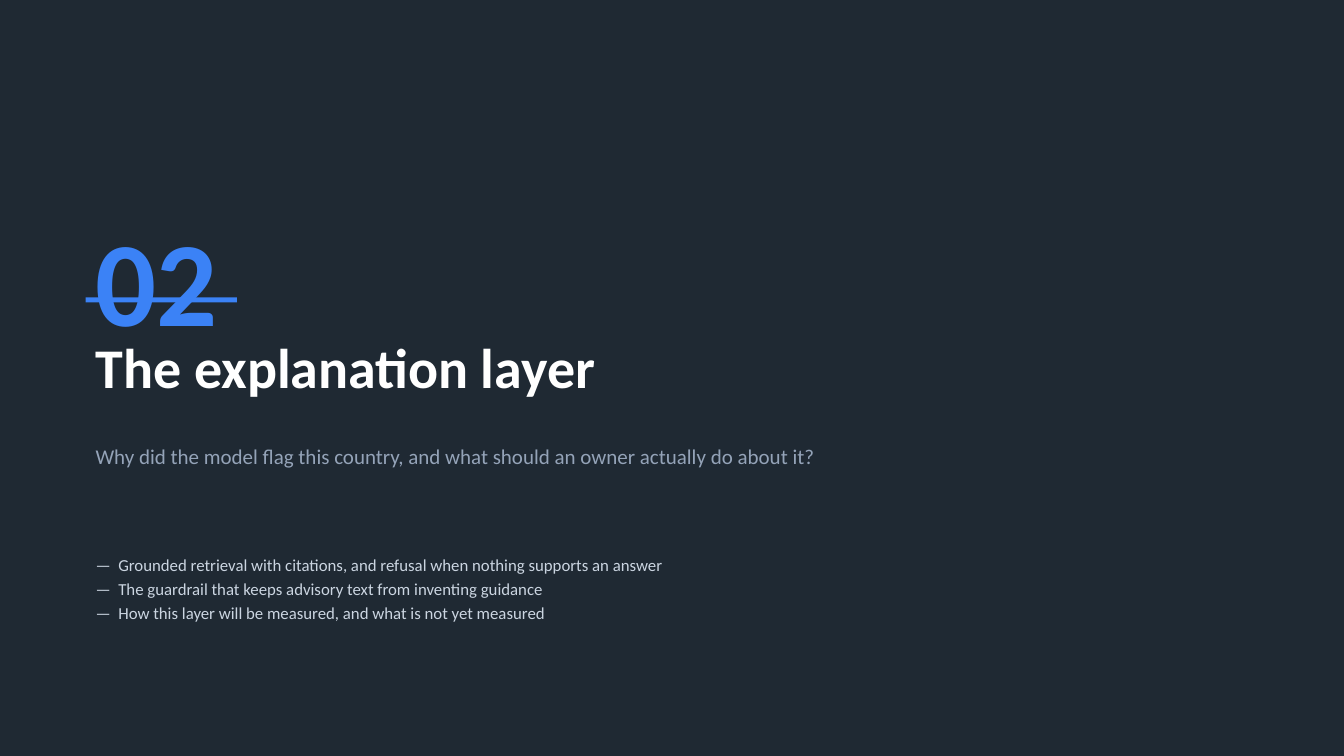
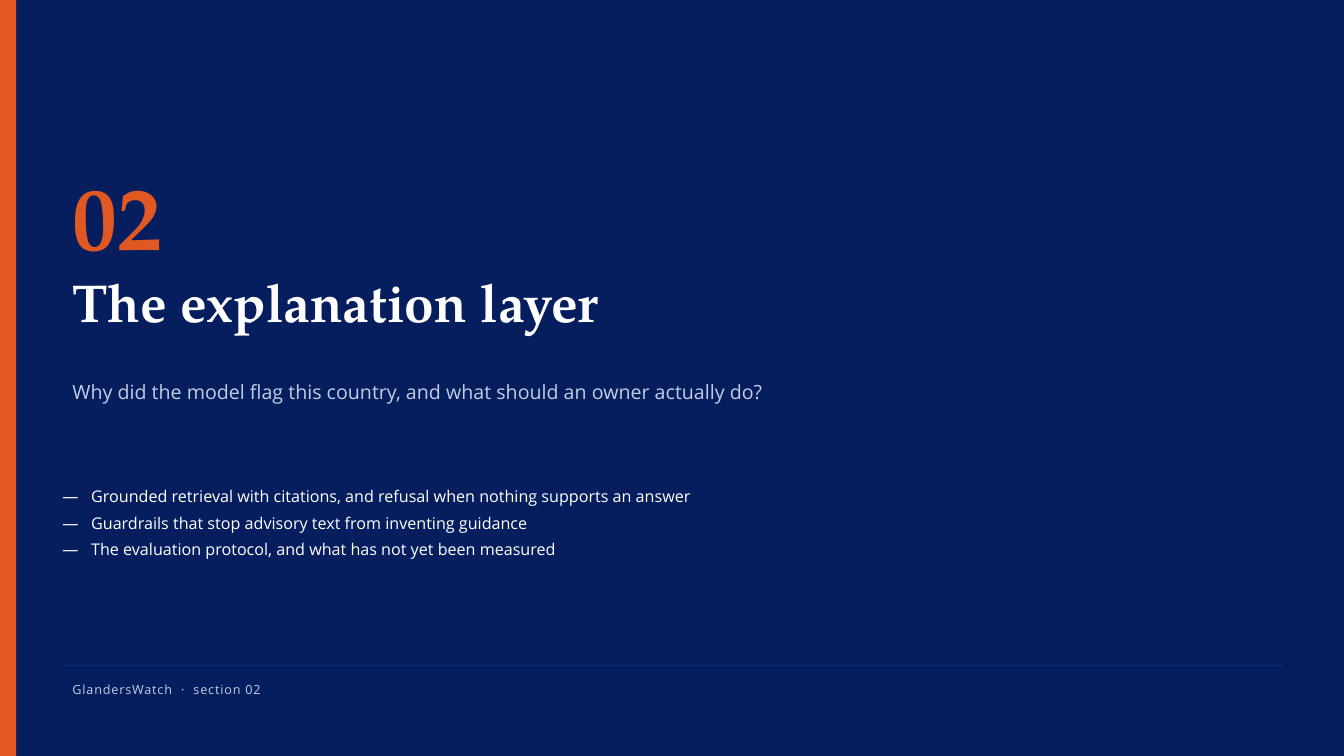
Before and after one commit to YuvrajSingh-mist/glandersWatch, a slide deck: slide 16 of GlandersWatch_Deck.pptx (slide 10 before the commit). Drawn at 1344x756 pixels with LibreOffice and Linux fonts; fonts in the diff are those of the drawing. Boxes give left, top, right and bottom in pixels: in the first picture for what was removed or moved away, otherwise in the second. Text is boxed around its words. In the diff, an @@ line names an element or a change of style, - is before the commit and + after.

Commit message:
Redesign deck on the department report template
Replace the ad-hoc styling with the template's visual system: navy cover
panel, light lavender ground, periwinkle numbered cards, a single orange
accent, Playfair Display headings and Open Sans text. Install both fonts
locally so the exported PDF embeds them.

Structure becomes three sections with dividers: the risk engine, the
explanation layer and the alert service. Adds a curves slide (ROC against
PR, plus the selection ablation) and a per-model slide carrying the
logistic, forest and boosting formulations. Every figure and number is
still read from reports/*.json.

```diff
--- a/GlandersWatch_Deck.pptx
+++ b/GlandersWatch_Deck.pptx
@@ rectangle at <box>0,0,1344,756</box>: fill #1F2933 to #061E5E @@
@@ rectangle added at <box>0,0,16,756</box>, fill #E25822 @@
@@ text "02": place and size @@
-text "02" at <box>96,247,218,355</box>
+text "02" at <box>72,190,162,252</box>
@@ text "02" at <box>72,190,162,252</box>: size 86 to 64 pt, font Calibri to TeX Gyre Pagella, text colour #3B82F6 to #E25822 @@
@@ text "The explanation layer": place and size @@
-text "The explanation layer" at <box>96,348,595,397</box>
+text "The explanation layer" at <box>72,283,598,336</box>
@@ text "The explanation layer" at <box>72,283,598,336</box>: size 40 to 38 pt, font Calibri to TeX Gyre Pagella @@
@@ rectangle removed at <box>86,297,237,302</box> @@
@@ text at <box>72,384,762,404</box>: text changed; size 15 to 14 pt; font Calibri to Open Sans; text colour #94A3B8 to #C3CEE4 @@
-Why did the model flag this country, and what should an owner actually do about it?
+Why did the model flag this country, and what should an owner actually do?
@@ text "— Grounded retrieval with citations, ...": place and size @@
-text "— Grounded retrieval with citations, ..." at <box>118,559,662,622</box>
+text "— Grounded retrieval with citations, ..." at <box>91,489,691,559</box>
@@ text at <box>91,489,691,506</box>: size 12 to 11.5 pt, font Calibri to Open Sans, text colour #CBD5E1 to #FFFFFF in "— Grounded retrieval with citations, and refusal ..."; more space between paragraphs @@
@@ text at <box>91,516,556,559</box>: text changed; size 12 to 11.5 pt; font Calibri to Open Sans; text colour #CBD5E1 to #FFFFFF @@
-— The guardrail that keeps advisory text from inventing guidance
-— How this layer will be measured, and what is not yet measured
+— Guardrails that stop advisory text from inventing guidance
+— The evaluation protocol, and what has not yet been measured
@@ rectangle added at <box>63,665,1281,666</box>, fill #0E2C74 @@
@@ text added at <box>72,684,260,694</box>, 9 pt, text #C3CEE4 @@
+GlandersWatch · section 02
```
Also in this commit, not shown: 9 other slides changed, 13 slides added, 7 slides removed, 2 other files.
